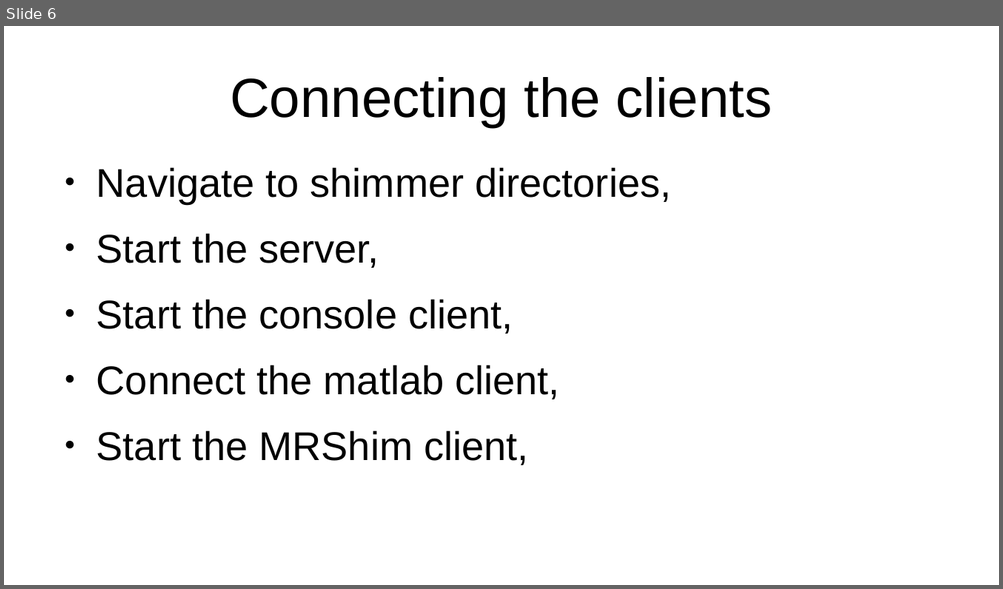
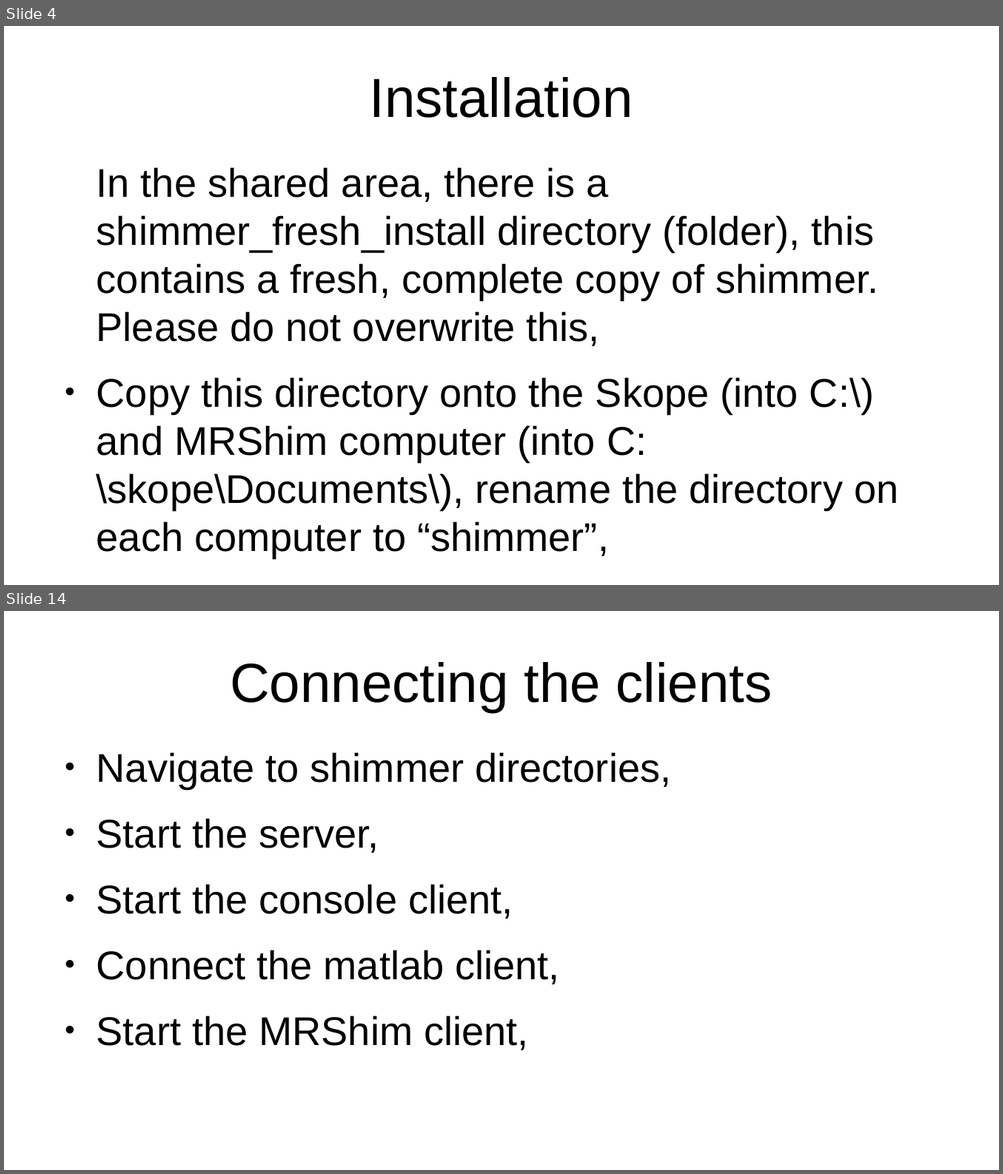
Before and after one commit to seventeenmagpie/skope-mrshim, a slide deck: shimmer/docs/user_guide_with_images.odp. Shown one above the other, each under a label of ours: slide 6 before the commit, slides 4 and 14 after it; the slides between them are not shown. The pictures are 1003x589 and 1003x1174 pixels, drawn with LibreOffice and Linux fonts; fonts in the diff are those of the drawing. Boxes give left, top, right and bottom in pixels: in the first picture for what was removed or moved away, otherwise in the second. Text is boxed around its words. In the diff, an @@ line names an element or a change of style, - is before the commit and + after.

```diff
--- a/shimmer/docs/user_guide_with_images.odp
+++ b/shimmer/docs/user_guide_with_images.odp
@@ slide 4 added at <box>4,26,999,585</box>, background #FFFFFF @@
@@ title added at <box>370,77,633,118</box>, 44 pt, text #000000 @@
+Installation
@@ text added at <box>96,167,898,558</box>, 32 pt, text #000000 @@
+In the shared area, there is a shimmer_fresh_install directory (folder), this contains a fresh, complete copy of shimmer. Please do not overwrite this,
+● Copy this directory onto the Skope (into C:\) and MRShim computer (into C:\skope\Documents\), rename the directory on each computer to “shimmer”,
@@ what was slide 6 is now slide 14 @@
```
Also in this commit, not shown: 8 slides changed, 23 other slides added, 2 slides removed, 4 other files.
